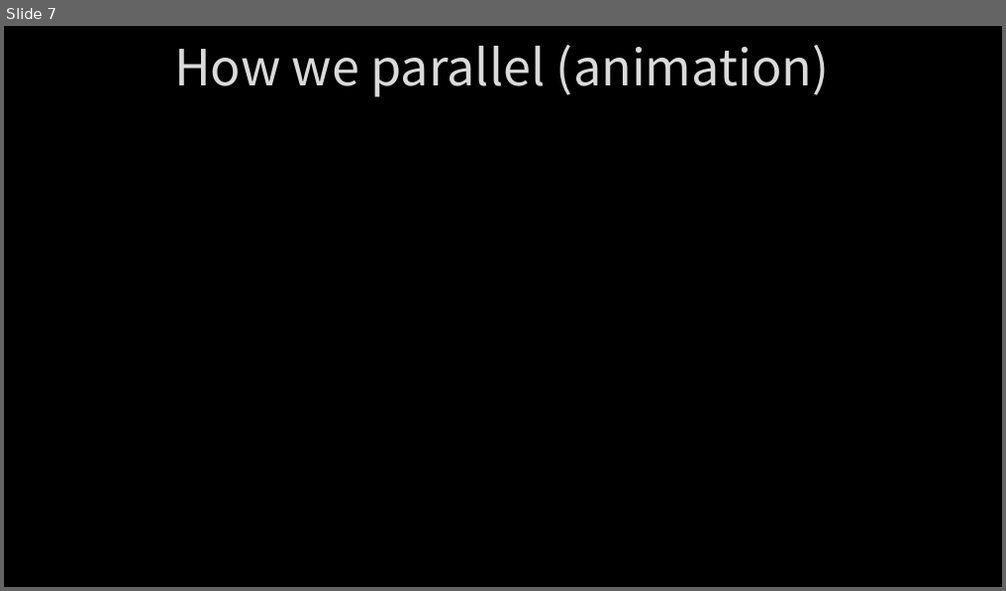
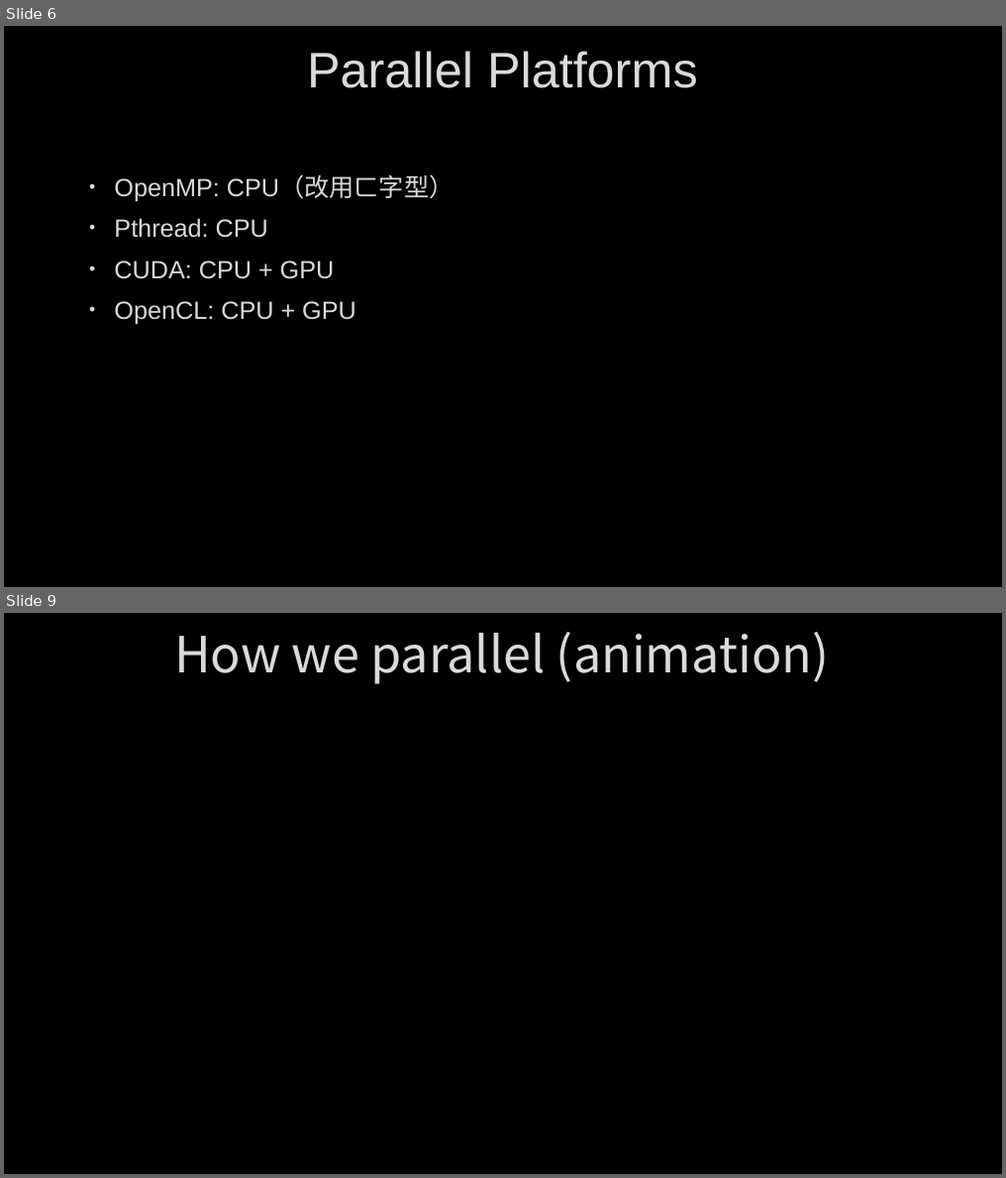
Before and after one commit to Alfons0329/Parallel_Programming_Fall_2018, a slide deck: Final Project/Report.pptx. Shown one above the other, each under a label of ours: slide 7 before the commit, slides 6 and 9 after it; the slides between them are not shown. The pictures are 1006x591 and 1006x1178 pixels, drawn with LibreOffice and Linux fonts; fonts in the diff are those of the drawing; background and template pictures are left out. Boxes give left, top, right and bottom in pixels: in the first picture for what was removed or moved away, otherwise in the second. Text is boxed around its words. In the diff, an @@ line names an element or a change of style, - is before the commit and + after.

```diff
--- a/Final Project/Report.pptx
+++ b/Final Project/Report.pptx
@@ slide 6 added at (4,26,1002,587), background picture (left out) @@
@@ title added at (307,51,698,88), 48 pt, text #DADADA @@
+Parallel Platforms
@@ text added at (114,175,454,325), 24 pt, text #DADADA @@
+• OpenMP: CPU（改用ㄈ字型）
+• Pthread: CPU
+• CUDA: CPU + GPU
+• OpenCL: CPU + GPU
@@ what was slide 7 is now slide 9 @@
```
Also in this commit, not shown: 7 slides changed, 1 other slide added.
